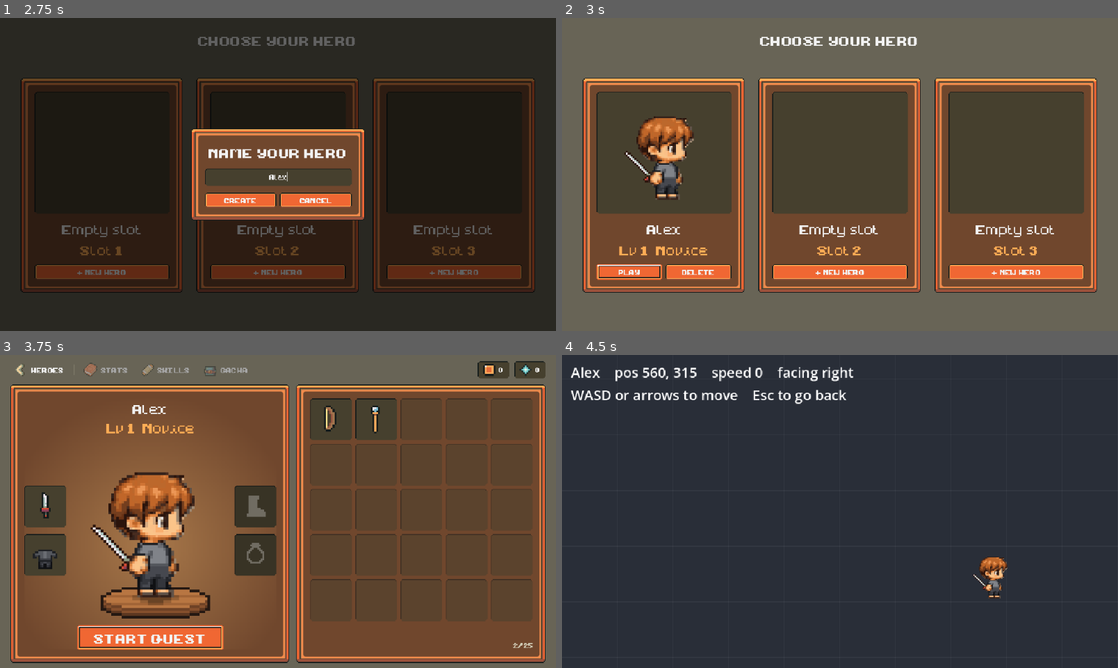
Above: before the commit, frames 1-4 (two rows, left to right).
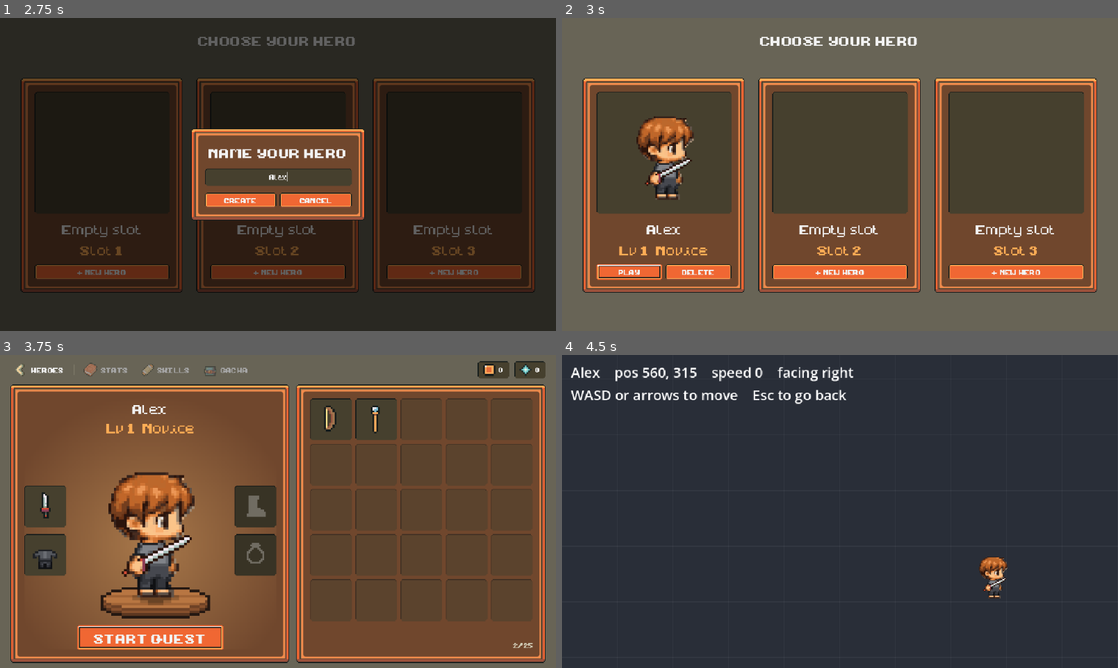
Above: after the commit, the same moments.

Repository: tthung1997/miniquest
Game: Godot game, scene res://scenes/main.tscn
The game is run twice, just before and just after one commit, with the same random seed, the same clock (stepped at 60 frames per second) and the same inputs.
Inputs (mouse positions are in pixels of both pictures, inside the frame that each line leads up to):
- Up to frame 1 (2.75 s): click "+ NEW HERO" at 0.5 s; click (278, 177) at 1.27 s; type "Alex" at 1.35 s; click "+ NEW HERO" at 2 s
- Up to frame 2 (3 s): click "CREATE" at 2.75 s
- Up to frame 3 (3.75 s): click "PLAY" at 3.5 s
- Up to frame 4 (4.5 s): click "START QUEST" at 4.25 s

Frame 1 is identical in both runs. In frame 2, 0.2% of the frame differs, in the area x 11-24%, y 42-54%; in frame 3, 0.6%, in the area x 16-35%, y 54-71%; in frame 4, less than 0.1%.

Commit message:
Hold weapons in the near hand, pointing forward
The first pass held them behind the body in the rear hand, so the sword and
wand pointed backwards and the bow stood upright. Now every weapon is held
in the near hand, in front of the body: the sword and wand rise forward at a
2:1 slope, clear of the face, and the bow is held level. All three swing with
the hand through the walk.

The weapon is the top layer, and each frame redraws the body's own fist
pixels over the grip, so the hand holds it without a separate hand layer.

Co-authored-by: Copilot App <223556219+Copilot@users.noreply.github.com>

Diff:
--- a/scenes/paper_doll.tscn
+++ b/scenes/paper_doll.tscn
@@ -5,11 +5,6 @@
 
 [node name="PaperDoll" type="Node2D"]
 script = ExtResource("1_doll")
-
-[node name="BehindBody" type="Node2D" parent="."]
-
-[node name="Weapon" type="AnimatedSprite2D" parent="BehindBody"]
-offset = Vector2(0, -24)
 
 [node name="Body" type="AnimatedSprite2D" parent="."]
 sprite_frames = ExtResource("2_body")
@@ -27,3 +22,6 @@
 
 [node name="Hat" type="AnimatedSprite2D" parent="Equipment"]
 offset = Vector2(0, -24)
+
+[node name="Weapon" type="AnimatedSprite2D" parent="Equipment"]
+offset = Vector2(0, -24)
--- a/scripts/equipment/weapon_data.gd
+++ b/scripts/equipment/weapon_data.gd
@@ -18,7 +18,7 @@
 @export var display_name: String = ""
 ## 16x16 inventory icon.
 @export var icon: Texture2D
-## The in-hand layer drawn behind the hero's body, built from the weapon's
+## The in-hand layer drawn in front of the hero, built from the weapon's
 ## sheets by tools/build_sprite_frames.gd.
 @export var frames: SpriteFrames
 
--- a/scripts/paper_doll.gd
+++ b/scripts/paper_doll.gd
@@ -5,10 +5,10 @@
 ## The art is drawn in side view facing right; facing left flips every layer.
 ## Only the body plays its animation. Each equipment layer copies the body's
 ## clip and frame index, so no layer can drift out of step with the pose
-## beneath it. Layers under BehindBody are drawn beneath the body: a weapon
-## sits there so the near fist covers its grip. Has no input or physics of its
-## own, so it can be shown anywhere a hero needs to be seen, from the arena to
-## a menu portrait.
+## beneath it. The weapon layer is drawn last, in front of everything; its art
+## redraws the near fist over the grip so the hand holds it. Has no input or
+## physics of its own, so it can be shown anywhere a hero needs to be seen,
+## from the arena to a menu portrait.
 
 const IDLE_CLIP: StringName = &"idle"
 const WALK_CLIP: StringName = &"walk"
@@ -19,12 +19,11 @@
 var _weapon: WeaponItem = null
 
 @onready var _body: AnimatedSprite2D = $Body
-@onready var _behind_body: Node2D = $BehindBody
 @onready var _equipment: Node2D = $Equipment
-@onready var _weapon_layer: AnimatedSprite2D = $BehindBody/Weapon
 @onready var _hat: AnimatedSprite2D = $Equipment/Hat
 @onready var _shirt: AnimatedSprite2D = $Equipment/Shirt
 @onready var _pants: AnimatedSprite2D = $Equipment/Pants
+@onready var _weapon_layer: AnimatedSprite2D = $Equipment/Weapon
 
 
 func _ready() -> void:
@@ -77,18 +76,17 @@
 	return _facing_right
 
 
-## Equipment layers are whatever AnimatedSprite2D nodes sit under BehindBody or
-## Equipment, so a slot can be added in the editor without touching this script.
+## Equipment layers are whatever AnimatedSprite2D nodes sit under Equipment, so
+## a slot can be added in the editor without touching this script.
 func _collect_layers() -> void:
 	_layers.clear()
-	for group: Node2D in [_behind_body, _equipment]:
-		for child: Node in group.get_children():
-			if child is AnimatedSprite2D:
-				var layer: AnimatedSprite2D = child
-				# Layers must not run their own clock, or they drift against the body.
-				layer.stop()
-				layer.flip_h = not _facing_right
-				_layers.append(layer)
+	for child: Node in _equipment.get_children():
+		if child is AnimatedSprite2D:
+			var layer: AnimatedSprite2D = child
+			# Layers must not run their own clock, or they drift against the body.
+			layer.stop()
+			layer.flip_h = not _facing_right
+			_layers.append(layer)
 
 
 func _apply_armour() -> void:
Binary file changed: assets/sprites/chibi/equipment/weapon/bow.ase
Binary file changed: assets/sprites/chibi/equipment/weapon/bow_idle.png
Binary file changed: assets/sprites/chibi/equipment/weapon/bow_walk.png
Binary file changed: assets/sprites/chibi/equipment/weapon/sword.ase
Binary file changed: assets/sprites/chibi/equipment/weapon/sword_idle.png
Binary file changed: assets/sprites/chibi/equipment/weapon/sword_walk.png
Binary file changed: assets/sprites/chibi/equipment/weapon/wand.ase
Binary file changed: assets/sprites/chibi/equipment/weapon/wand_idle.png
Binary file changed: assets/sprites/chibi/equipment/weapon/wand_walk.png
Not shown, changed: .github/copilot-instructions.md
Not shown, changed: DESIGN.md
